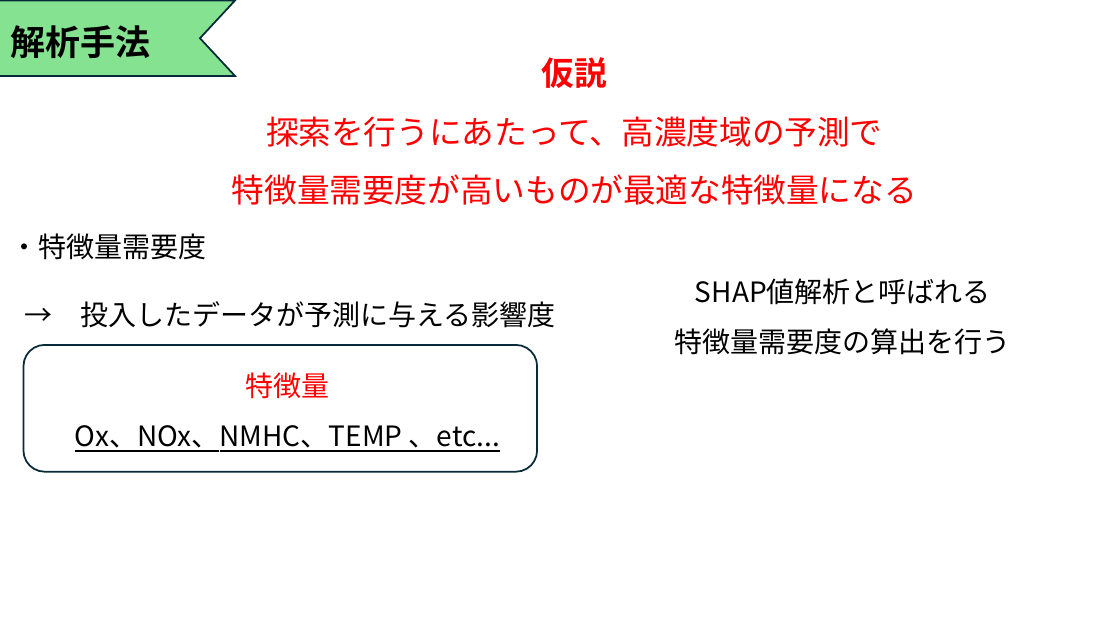
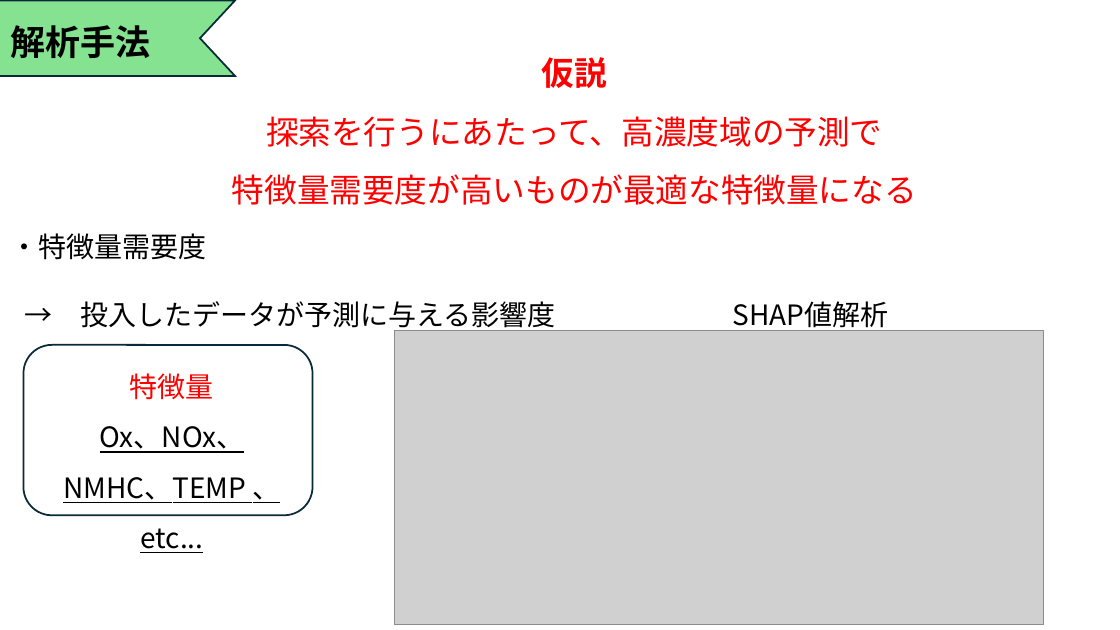
Before and after one commit to Tatsuki0623/lab, a slide deck: slide 5 of out_data/最終発表.pptx. Drawn at 1120x630 pixels with LibreOffice and Linux fonts; fonts in the diff are those of the drawing; grey boxes stand for pictures. Boxes give left, top, right and bottom in pixels: in the first picture for what was removed or moved away, otherwise in the second. Text is boxed around its words. In the diff, an @@ line names an element or a change of style, - is before the commit and + after.

```diff
--- a/out_data/最終発表.pptx
+++ b/out_data/最終発表.pptx
@@ text at (732,301,888,333): text changed @@
-SHAP値解析と呼ばれる
-特徴量需要度の算出を行う
+SHAP値解析
@@ rounded rectangle: place and size @@
-rounded rectangle at (24,345,537,472)
+rounded rectangle at (24,345,313,516)
@@ text "特徴量" rewrapped from (75,372,500,452) to (63,373,281,503) @@
@@ picture added at (394,330,1044,624) @@
```
Also in this commit, not shown: 9 other slides changed, 3 slides added.
